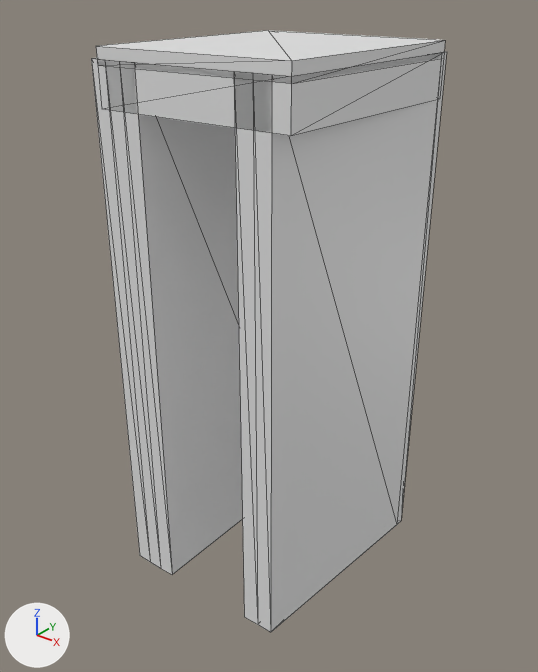
A saved change to the glTF model models/mookhoek/mookhoek-brug-8abeacd5-4/mookhoek-brug-8abeacd5-4.glb.
The view is the same before and after, from a camera (50 mm lens) standing at (8.47, -10.74, 1.9) and looking at (-0.06, -0.08, -4.71). Every picture has the same lights, and +X, +Y and +Z are marked at lower left. The picture after the commit comes second. Mesh edges are drawn as thin lines. Vertices at exactly the same position are counted once.

Names of what the first picture shows: 'road:dek', 'road:landhoofd (aangenomen)', 'road:landhoofd (aangenomen) 2', 'road:rijbaan lokale weg'.
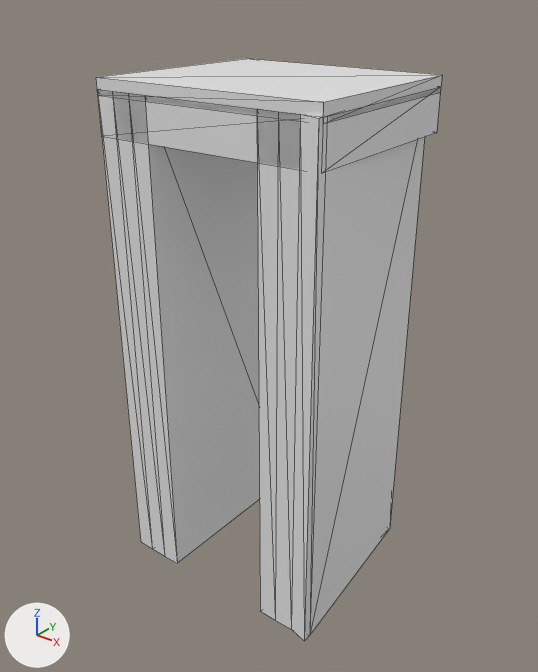
The change in detail:
me_dek is used by ob_road_dek; location (0.0, 0.0, 0.0).
me_dek had 8 vertices, 12 faces and spanned x -2.02..2.02, y -2.34..2.34, z -0.15..0.65.
me_dek now has 8 vertices, 12 faces and spans x -2.34..2.34, y -2.02..2.02, z -0.7..0.1.
me_dek part 1: the whole mesh is turned 90 degrees about the z axis through its middle, then moved by (0.0, 0.0, -0.55).
me_rijbaan_lokale_weg is used by ob_road_rijbaan_lokale_weg; location (0.0, 0.0, 0.0).
me_rijbaan_lokale_weg had 8 vertices, 12 faces and spanned x -2.02..2.02, y -2.34..2.34, z 0.55..0.85.
me_rijbaan_lokale_weg now has 8 vertices, 12 faces and spans x -2.34..2.34, y -2.02..2.02, z 0.0..0.3.
me_rijbaan_lokale_weg part 2: the whole mesh is turned 90 degrees about the z axis through its middle, then moved by (0.0, 0.0, -0.55).
me_landhoofd__aangenomen is used by ob_road_landhoofd__aangenomen; location (0.0, 0.0, 0.0).
me_landhoofd__aangenomen had 16 vertices, 28 faces and spanned x -2.02..-1.01, y -2.33..2.34, z -10.0..0.65.
me_landhoofd__aangenomen now has 16 vertices, 28 faces and spans x -2.34..-1.17, y -2.01..2.02, z -10.0..0.1.
me_landhoofd__aangenomen part 3: the whole mesh is scaled about its middle by (1.16, 0.861, 0.948), then moved by (-0.24, 0.0, -0.27).
me_landhoofd__aangenomen__2 is used by ob_road_landhoofd__aangenomen__2; location (0.0, 0.0, 0.0).
me_landhoofd__aangenomen__2 had 16 vertices, 28 faces and spanned x 1.01..2.02, y -2.22..2.44, z -10.0..0.65.
me_landhoofd__aangenomen__2 now has 16 vertices, 28 faces and spans x 1.17..2.34, y -1.96..2.01, z -10.0..0.1.
me_landhoofd__aangenomen__2 part 4: 16 of 16 vertices moved; they spanned x 1.01..2.02, y -2.22..2.44, z -10.0..0.65 and now span x 1.17..2.34, y -1.96..2.01, z -10.0..0.1; mean shift (0.24, -1.05, -0.27).

Pixel boxes (x1, y1, x2, y2) of what changed, in the pictures (538 x 672 px):
'road:landhoofd (aangenomen) 2', reshaped (21% narrower, 8% shorter): before (234, 51, 447, 632); after (257, 109, 425, 641)
'road:landhoofd (aangenomen)', rescaled: before (91, 58, 243, 575); after (102, 91, 260, 563)
'road:dek', moved, turned: before (97, 52, 442, 136); after (97, 87, 441, 171)
'road:rijbaan lokale weg', moved, turned: before (96, 30, 445, 84); after (96, 59, 442, 122)
